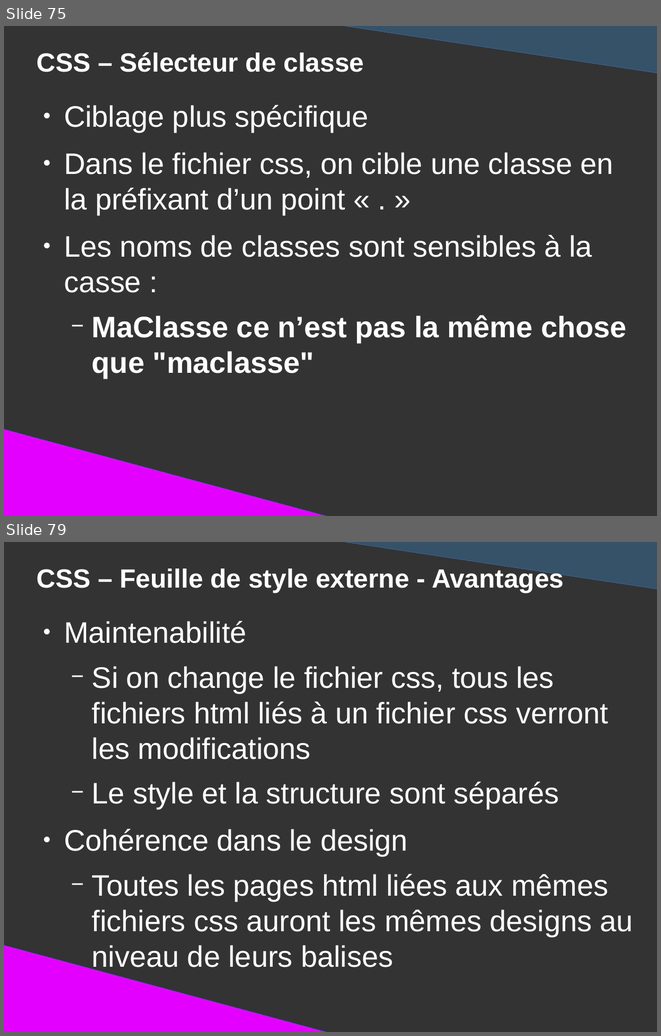
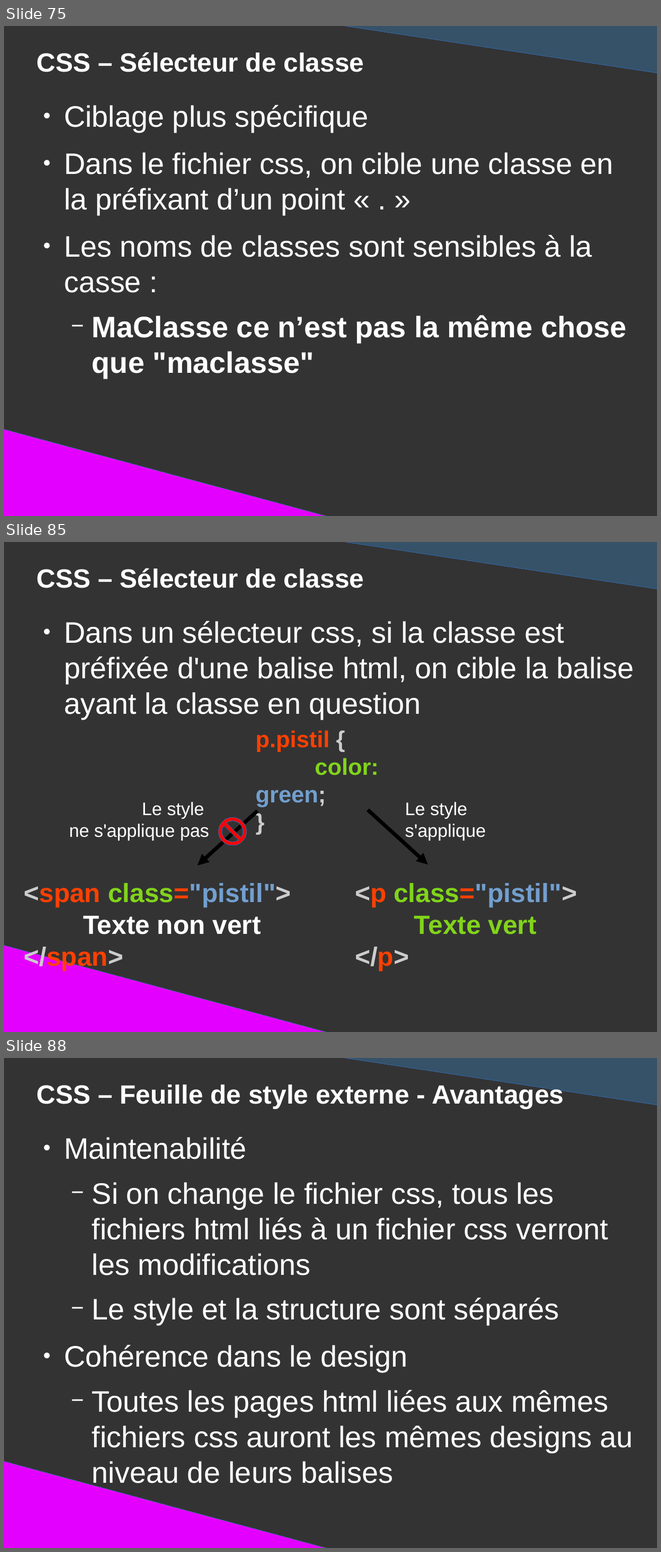
Before and after one commit to DanYellow/presentations, a slide deck: mmi/html/travaux-pratiques/numero-1/presentation.odp. Shown one above the other, each under a label of ours: slides 75 and 79 before the commit, slides 75, 85 and 88 after it; the slides between them are not shown. The pictures are 661x1036 and 661x1552 pixels, drawn with LibreOffice and Linux fonts; fonts in the diff are those of the drawing. Boxes give left, top, right and bottom in pixels: in the first picture for what was removed or moved away, otherwise in the second. Text is boxed around its words. In the diff, an @@ line names an element or a change of style, - is before the commit and + after.

```diff
--- a/mmi/html/travaux-pratiques/numero-1/presentation.odp
+++ b/mmi/html/travaux-pratiques/numero-1/presentation.odp
@@ slide 85 added at (4,542,657,1032), background #333333 @@
@@ right triangle added at (322,542,657,589), fill #355269, outline #3465A4 0 pt @@
@@ title added at (36,568,364,588), 32 pt, text #FFFFFF, bold @@
+CSS – Sélecteur de classe
@@ text added at (64,621,634,719), 36 pt, text #FFFFFF @@
+● Dans un sélecteur css, si la classe est préfixée d'une balise html, on cible la balise ayant la classe en question
@@ text added at (256,730,379,807), 28 pt, text #FF4000, bold @@
+p.pistil {
+color: green;
+}
@@ title added at (69,802,209,840), 22 pt, text #FFFFFF @@
+Le style
+ne s'applique pas
@@ arrow added from (257, 811) to (198, 865), #000000 4.51 pt @@
@@ arrow added from (368, 810) to (428, 864), #000000 4.51 pt @@
@@ title added at (405,802,486,840), 22 pt, text #FFFFFF @@
+Le style
+s'applique
@@ no-entry sign added at (219,818,246,845), fill #FF0000, outline #3465A4 0 pt @@
@@ text added at (24,883,291,970), 32 pt, text #FFFFFF, bold @@
+<span class="pistil">
+Texte non vert
+</span>
@@ text added at (355,883,577,970), 32 pt, text #81D41A, bold @@
+<p class="pistil">
+Texte vert
+</p>
@@ right triangle added at (4,945,342,1032), fill #E400FF, outline #3465A4 0 pt @@
@@ what was slide 79 is now slide 88 @@
```
Also in this commit, not shown: 7 slides changed, 11 other slides added, 2 slides removed, 4 other files.
